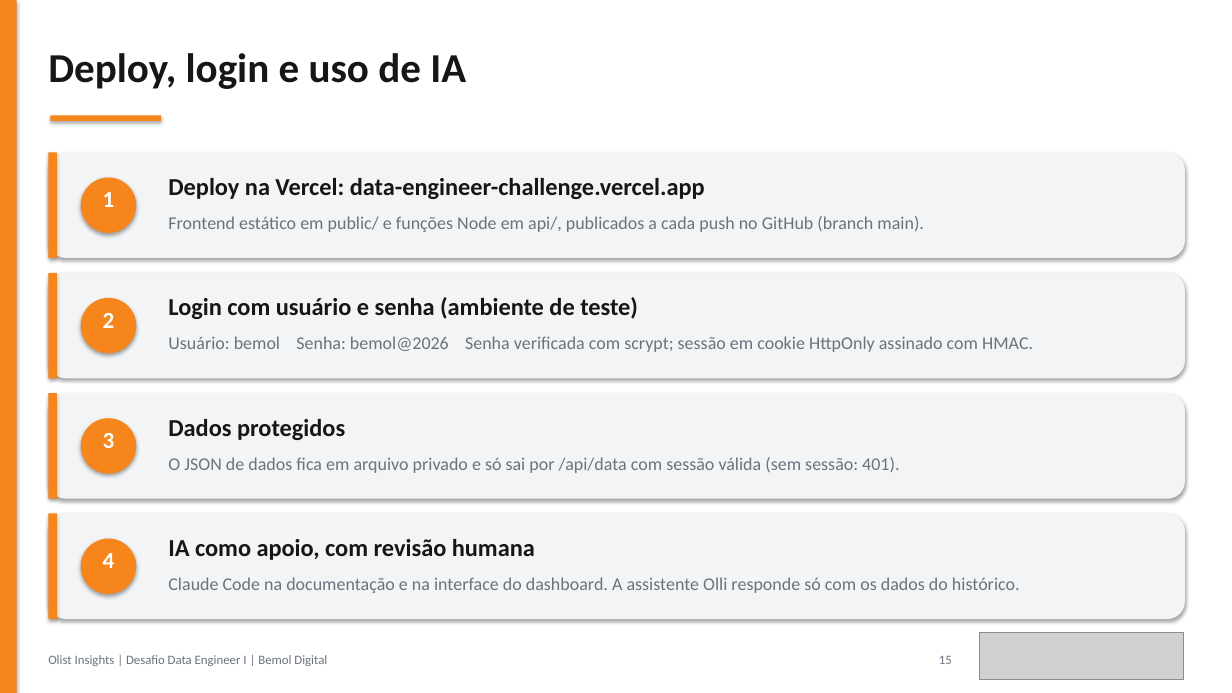
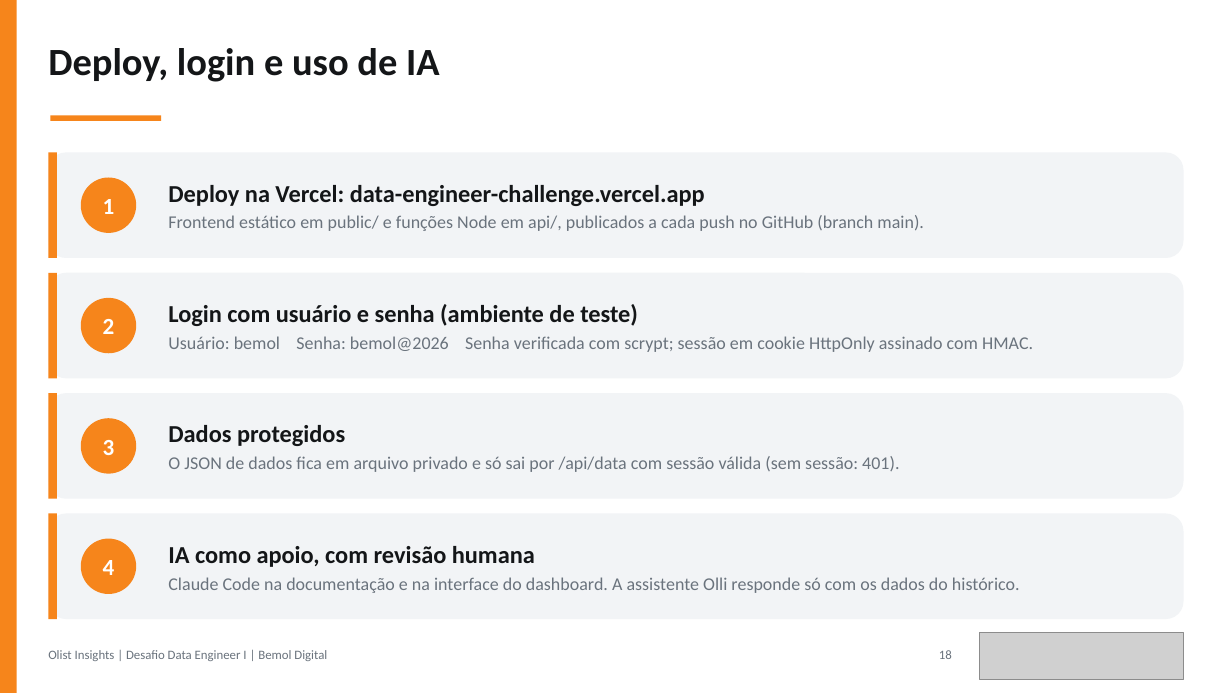
Before and after one commit to JulianaBallin/data-engineer-challenge, a slide deck: slide 18 of docs/apresentacao/apresentacao-olist.pptx (slide 15 before the commit). Drawn at 1232x693 pixels with LibreOffice and Linux fonts; fonts in the diff are those of the drawing; grey boxes stand for pictures. Boxes give left, top, right and bottom in pixels: in the first picture for what was removed or moved away, otherwise in the second. Text is boxed around its words. In the diff, an @@ line names an element or a change of style, - is before the commit and + after.

Commit message:
docs(slides): readable layers and star model, notebook print, one chart per slide, centered cards, deploy link

```diff
--- a/docs/apresentacao/apresentacao-olist.pptx
+++ b/docs/apresentacao/apresentacao-olist.pptx
@@ rectangle removed at (x1=0, y1=0, x2=1232, y2=693) @@
@@ text "Deploy, login e uso de ..." at (x1=48, y1=48, x2=440, y2=82): size 32 to 30 pt @@
@@ text "Deploy na Vercel: data-engineer-challenge.vercel.app" moved from (x1=168, y1=216, x2=924, y2=232) to (x1=168, y1=185, x2=924, y2=231) @@
@@ text removed at (x1=168, y1=178, x2=705, y2=199) @@
-Deploy na Vercel: data-engineer-challenge.vercel.app
@@ text in ellipse at (x1=103, y1=199, x2=115, y2=214): text added @@
+1
@@ text removed at (x1=103, y1=192, x2=115, y2=207) @@
-1
@@ text at (x1=168, y1=185, x2=705, y2=206): paragraph added @@
+Deploy na Vercel: data-engineer-challenge.vercel.app
@@ less space between paragraphs; vertical alignment top to middle; fill none to #F6851B in 3 elements at (x1=80, y1=539, x2=136, y2=594), (x1=80, y1=419, x2=136, y2=474), (x1=80, y1=298, x2=136, y2=353) @@
@@ ellipse "2" resized from (x1=103, y1=313, x2=115, y2=328) to (x1=80, y1=298, x2=136, y2=353) @@
@@ ellipse removed at (x1=80, y1=298, x2=136, y2=353) @@
@@ vertical alignment top to middle in 4 elements at (x1=168, y1=425, x2=899, y2=472), (x1=168, y1=546, x2=1020, y2=593), (x1=168, y1=185, x2=924, y2=231), (x1=168, y1=304, x2=1033, y2=352) @@
@@ text "Login com usuário e senha ..." moved from (x1=168, y1=336, x2=1033, y2=352) to (x1=168, y1=304, x2=1033, y2=352) @@
@@ text removed at (x1=168, y1=297, x2=638, y2=319) @@
-Login com usuário e senha (ambiente de teste)
@@ text at (x1=168, y1=304, x2=638, y2=326): paragraph added @@
+Login com usuário e senha (ambiente de teste)
@@ shadow off in 11 elements at (x1=0, y1=0, x2=17, y2=693), (x1=50, y1=116, x2=161, y2=121), (x1=48, y1=152, x2=56, y2=258), (x1=48, y1=152, x2=1183, y2=258), (x1=48, y1=514, x2=56, y2=619), (x1=48, y1=514, x2=1183, y2=619), (x1=80, y1=177, x2=136, y2=233), (x1=48, y1=273, x2=56, y2=378), (x1=48, y1=273, x2=1183, y2=378), (x1=48, y1=393, x2=56, y2=498), (x1=48, y1=393, x2=1183, y2=498) @@
@@ rectangle moved from (x1=48, y1=514, x2=56, y2=619) to (x1=48, y1=393, x2=56, y2=498) @@
@@ rounded rectangle moved from (x1=48, y1=514, x2=1185, y2=619) to (x1=48, y1=393, x2=1183, y2=498) @@
@@ ellipse "3" resized from (x1=103, y1=433, x2=115, y2=448) to (x1=80, y1=419, x2=136, y2=474) @@
@@ ellipse removed at (x1=80, y1=419, x2=136, y2=474) @@
@@ text "Dados protegidos" moved from (x1=168, y1=457, x2=899, y2=473) to (x1=168, y1=425, x2=899, y2=472) @@
@@ text removed at (x1=168, y1=419, x2=345, y2=440) @@
-Dados protegidos
@@ text at (x1=168, y1=425, x2=345, y2=446): paragraph added @@
+Dados protegidos
@@ rectangle moved from (x1=48, y1=393, x2=56, y2=498) to (x1=48, y1=514, x2=56, y2=619) @@
@@ rounded rectangle moved from (x1=48, y1=393, x2=1185, y2=498) to (x1=48, y1=514, x2=1183, y2=619) @@
@@ ellipse "4" resized from (x1=103, y1=553, x2=115, y2=568) to (x1=80, y1=539, x2=136, y2=594) @@
@@ ellipse removed at (x1=80, y1=539, x2=136, y2=594) @@
@@ text "IA como apoio, com revisão ..." moved from (x1=168, y1=577, x2=1020, y2=593) to (x1=168, y1=546, x2=1020, y2=593) @@
@@ text removed at (x1=168, y1=539, x2=535, y2=560) @@
-IA como apoio, com revisão humana
@@ text at (x1=168, y1=546, x2=535, y2=567): paragraph added @@
+IA como apoio, com revisão humana
@@ text "Olist Insights | Desafio Data ..." moved from (x1=48, y1=655, x2=327, y2=666) to (x1=48, y1=650, x2=327, y2=661) @@
@@ text at (x1=939, y1=650, x2=952, y2=659): text changed @@
-15
+18
```
Also in this commit, not shown: 14 other slides changed, 5 slides added, 2 slides removed, 8 other files.
